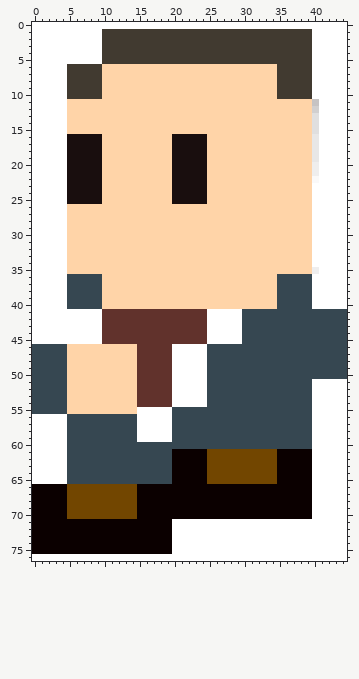
One commit to this sprite sheet: Images/ronaldus_runleft_2.png. That is the earlier state.
The file is 45x77 pixels. Colours within 5 levels of each other are drawn and written as one.
Once edited:
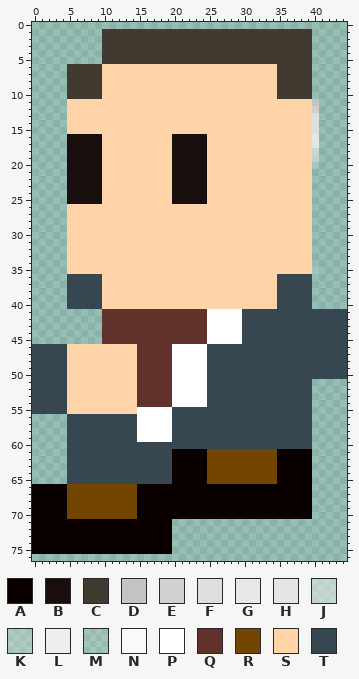
Palette (. is transparent): A #0b0000  B #190e0e  C #413a30  D #c6c3c3  E #d1cfcf  F #e0dfdf  G #e8e7e7  H #eae9e9ee  J #edecec88  K #efeeee44  L #efeeee  M #f0efef22  N #faf9f9  P #ffffff  Q #61322c  R #724600  S #ffd4a8  T #364751
Diff:
Changed rows in their new state; - is an unchanged pixel.
first column x 0:
 0 .............................................
 1 ..........------------------------------.....
 2 ..........------------------------------.....
 3 ..........------------------------------.....
 4 ..........------------------------------.....
 5 ..........------------------------------.....
 6 .....-----------------------------------.....
 7 .....-----------------------------------.....
 8 .....-----------------------------------.....
 9 .....-----------------------------------.....
10 .....-----------------------------------.....
11 .....------------------------------------....
12 .....------------------------------------....
13 .....------------------------------------....
14 .....------------------------------------....
15 .....------------------------------------....
16 .....------------------------------------....
17 .....-----------------------------------H....
18 .....-----------------------------------J....
19 .....-----------------------------------J....
20 .....-----------------------------------M....
21 .....-----------------------------------.....
22 .....-----------------------------------.....
23 .....-----------------------------------.....
24 .....-----------------------------------.....
25 .....-----------------------------------.....
26 .....-----------------------------------.....
27 .....-----------------------------------.....
28 .....-----------------------------------.....
29 .....-----------------------------------.....
30 .....-----------------------------------.....
31 .....-----------------------------------.....
32 .....-----------------------------------.....
33 .....-----------------------------------.....
34 .....-----------------------------------.....
35 .....-----------------------------------K....
36 .....-----------------------------------.....
37 .....-----------------------------------.....
38 .....-----------------------------------.....
39 .....-----------------------------------.....
40 .....-----------------------------------.....
41 ..........-----------------------------------
42 ..........-----------------------------------
43 ..........-----------------------------------
44 ..........-----------------------------------
45 ..........-----------------------------------
first column x 0:
51 ----------------------------------------.....
52 ----------------------------------------.....
53 ----------------------------------------.....
54 ----------------------------------------.....
55 ----------------------------------------.....
56 .....-----------------------------------.....
57 .....-----------------------------------.....
58 .....-----------------------------------.....
59 .....-----------------------------------.....
60 .....-----------------------------------.....
61 .....-----------------------------------.....
62 .....-----------------------------------.....
63 .....-----------------------------------.....
64 .....-----------------------------------.....
65 .....-----------------------------------.....
66 ----------------------------------------.....
67 ----------------------------------------.....
68 ----------------------------------------.....
69 ----------------------------------------.....
70 ----------------------------------------.....
71 --------------------.........................
72 --------------------.........................
73 --------------------.........................
74 --------------------.........................
75 --------------------.........................
76 .............................................
Changed places in both pictures, as pixel boxes (x1, y1, x2, y2):
changed: (32, 22, 347, 344)
erased: (32, 379, 347, 561)
